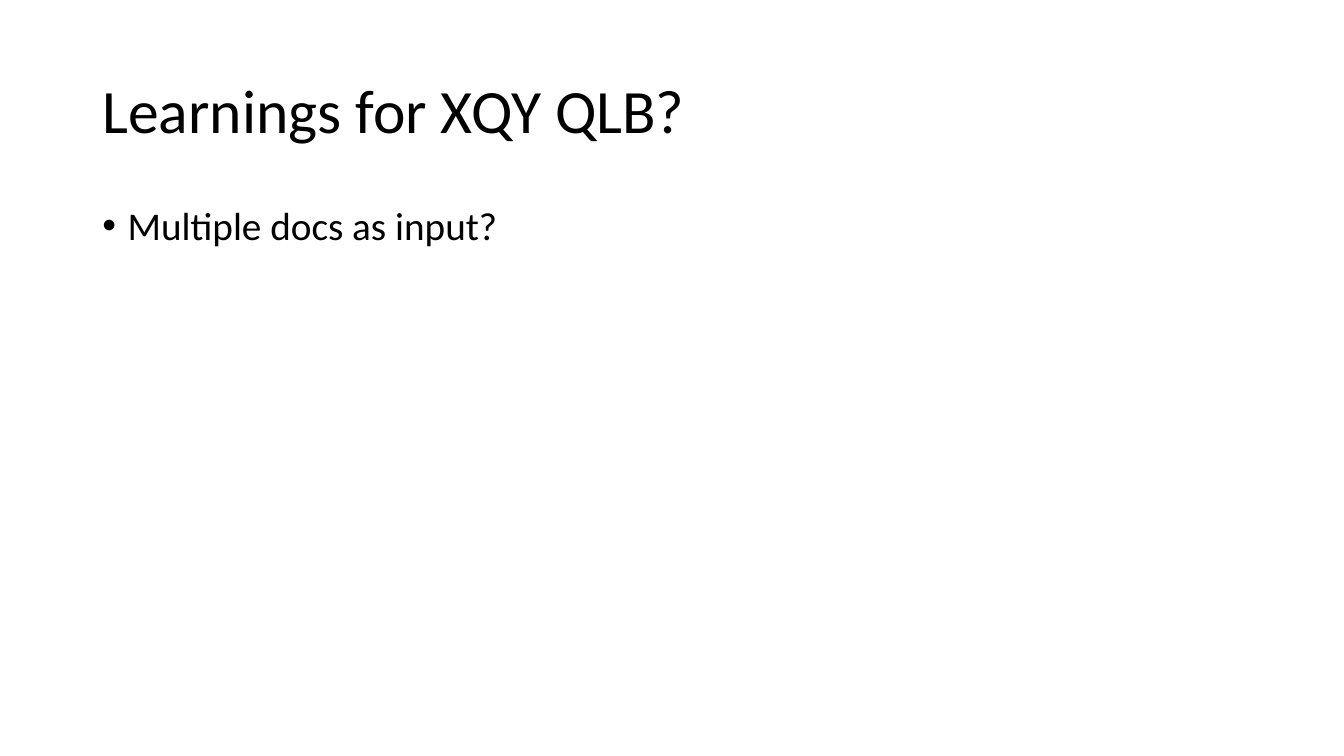
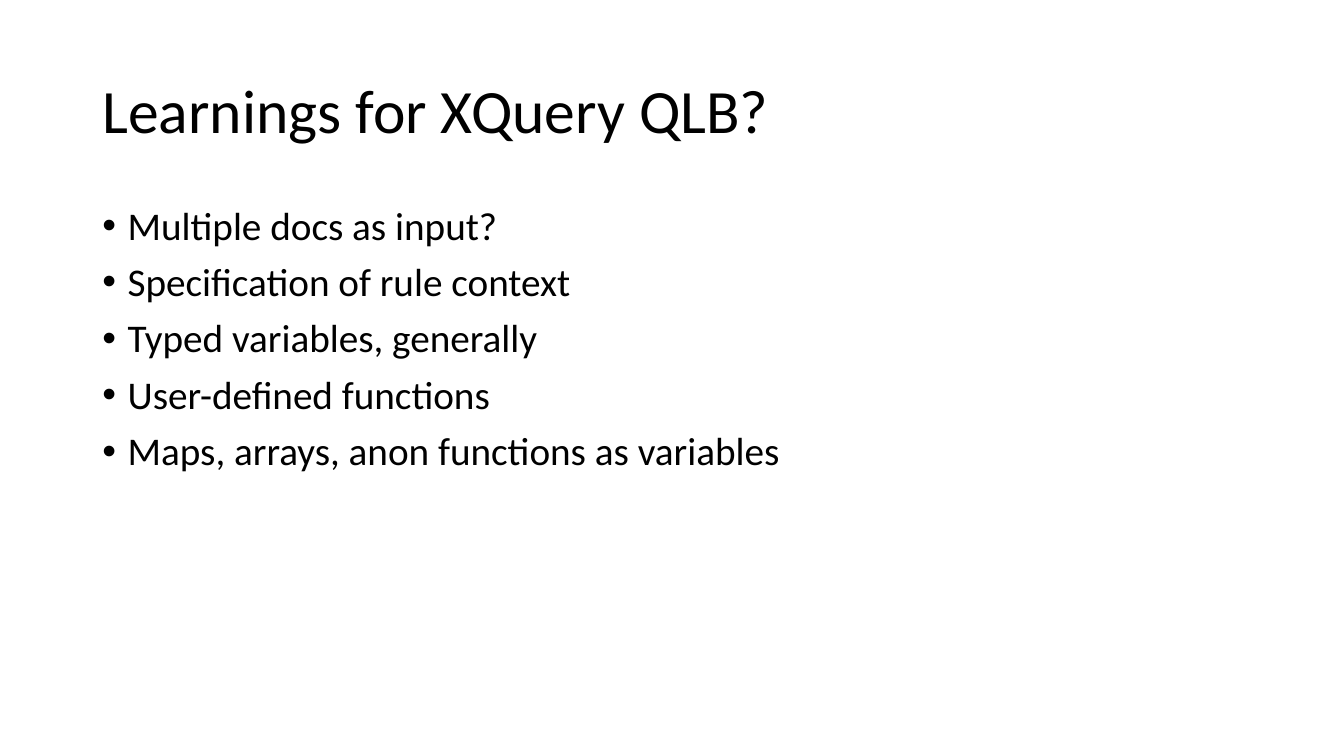
Before and after one commit to AndrewSales/XQS, a slide deck: slide 31 of Markup UK 2023 slides.pptx (slide 32 before the commit). Drawn at 1344x756 pixels with LibreOffice and Linux fonts; fonts in the diff are those of the drawing. Boxes give left, top, right and bottom in pixels: in the first picture for what was removed or moved away, otherwise in the second. Text is boxed around its words. In the diff, an @@ line names an element or a change of style, - is before the commit and + after.

```diff
--- a/Markup UK 2023 slides.pptx
+++ b/Markup UK 2023 slides.pptx
@@ title at box(102, 90, 768, 144): text changed @@
-Learnings for XQY QLB?
+Learnings for XQuery QLB?
@@ text at box(128, 268, 780, 472): paragraphs added @@
+• Specification of rule context
+• Typed variables, generally
+• User-defined functions
+• Maps, arrays, anon functions as variables
```
Also in this commit, not shown: 6 other slides changed, 1 slide added, 1 slide removed.
